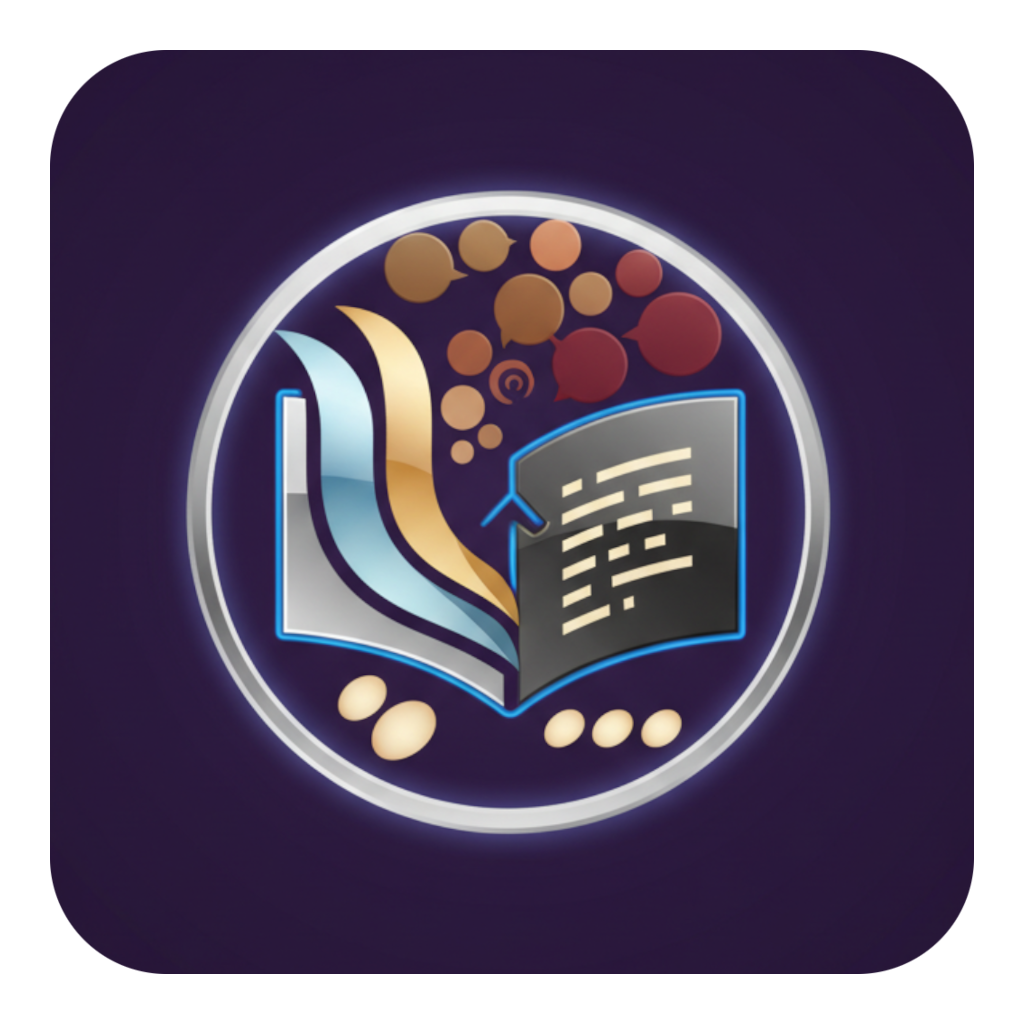
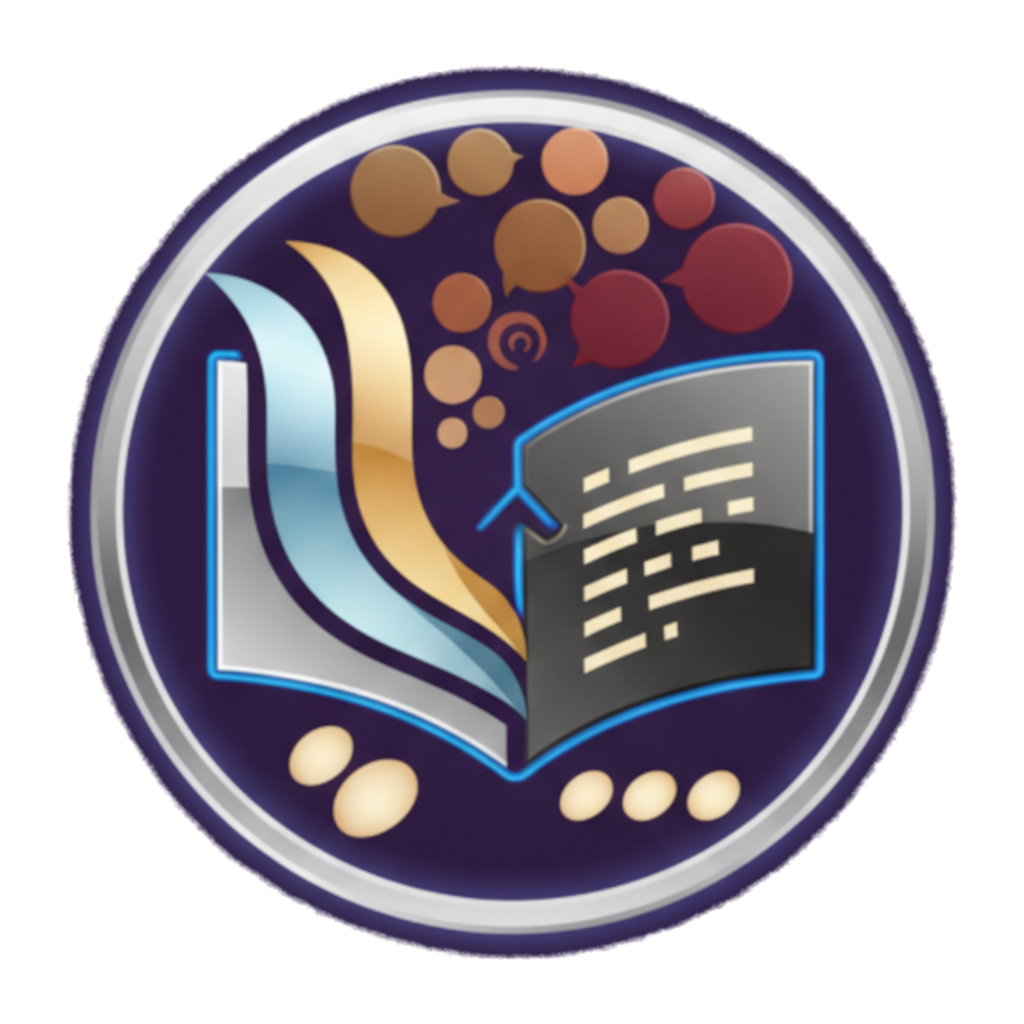
Layers edited between the first and the second 1024x1024 image:
painted on "Gemini_Generated_Image_ekid1sekid1sekid.png" over [50, 50, 974, 974]